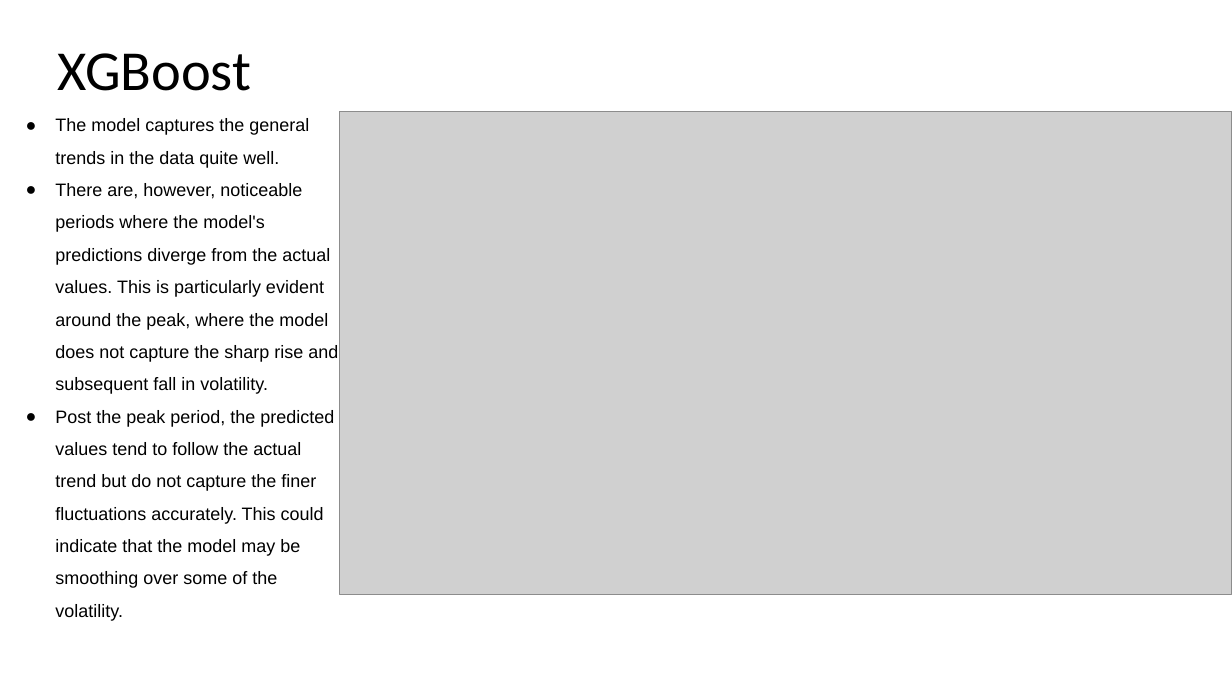
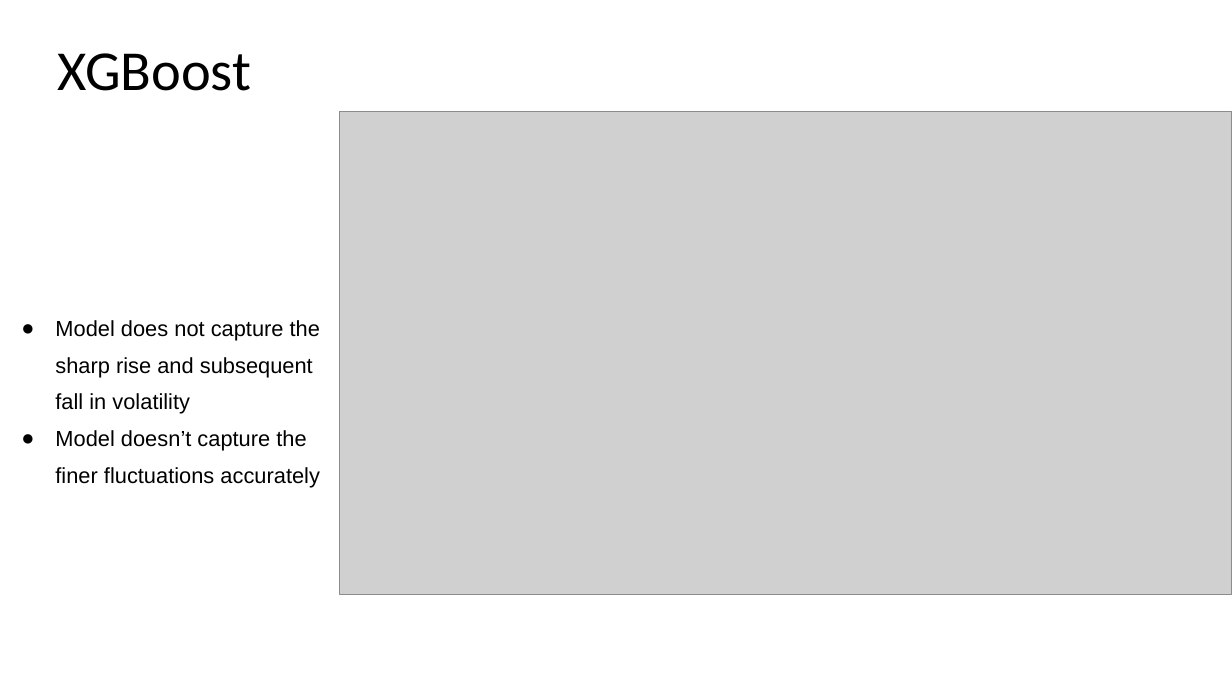
Before and after one commit to afatirium/ML2-FinalProject, a slide deck: slide 9 of DR_AI_FinalProject_v1.1.pptx. Drawn at 1232x693 pixels with LibreOffice and Linux fonts; fonts in the diff are those of the drawing; grey boxes stand for pictures. Boxes give left, top, right and bottom in pixels: in the first picture for what was removed or moved away, otherwise in the second. Text is boxed around its words. In the diff, an @@ line names an element or a change of style, - is before the commit and + after.

```diff
--- a/DR_AI_FinalProject_v1.1.pptx
+++ b/DR_AI_FinalProject_v1.1.pptx
@@ text "Model does not capture the ..." at <box>55,320,320,487</box>: vertical alignment top to middle @@
@@ text at <box>55,320,320,487</box>: text changed; size 14 to 17 pt @@
-● The model captures the general trends in the data quite well.
-● There are, however, noticeable periods where the model's predictions diverge from the actual values. This is particularly evident around the peak, where the model does not capture the sharp rise and subsequent fall in volatility.
-● Post the peak period, the predicted values tend to follow the actual trend but do not capture the finer fluctuations accurately. This could indicate that the model may be smoothing over some of the volatility.
+● Model does not capture the sharp rise and subsequent fall in volatility
+● Model doesn’t capture the finer fluctuations accurately
```
Also in this commit, not shown: 4 other slides changed.
